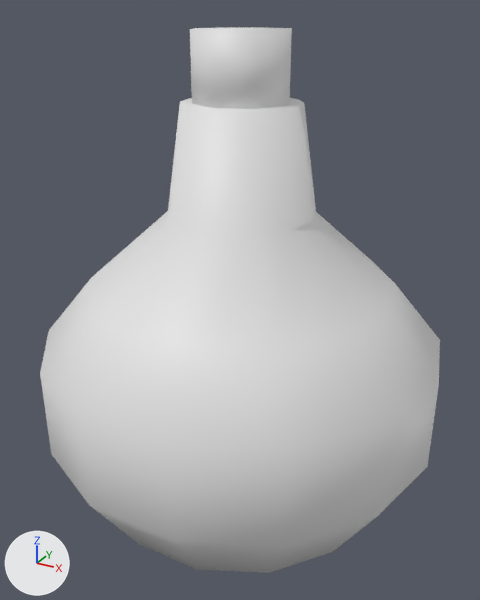
Before and after pictures for a commit that changed the glTF model assets/models/items/minor_mana_tonic.glb.
Rendered twice from a camera (50 mm lens) standing at (0.175, -0.321, 0.286) and looking at (0.001, -0.004, 0.128). The lights are fixed; the arrows at lower left show +X, +Y and +Z. The picture after the commit comes second. Vertices at exactly the same position are counted once.

Names of what the first picture shows: 'minor_mana_tonic_v0'.
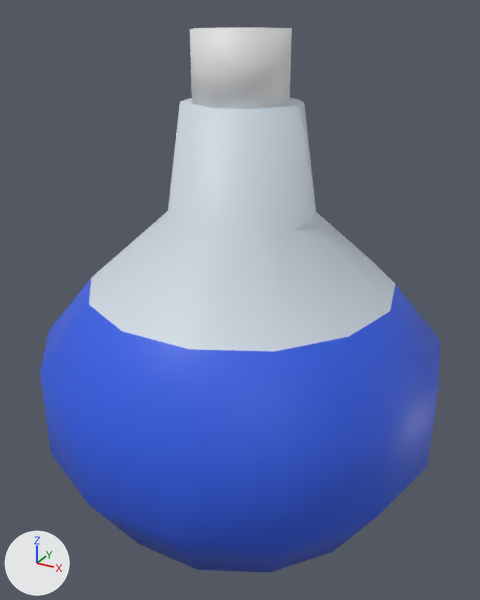
Pixel boxes (x1, y1, x2, y2) of what changed, in the pictures (480 x 600 px):
part 1 of me_minor_mana_tonic_v0, recoloured (white to blue)
    both: (40, 279, 440, 573)
part 2 of me_minor_mana_tonic_v0, recoloured (white to pale blue)
    both: (89, 98, 395, 352)

Diff of the bpy script that builds the scene:
```diff
--- a/assets/models/items/minor_mana_tonic.glb.py
+++ b/assets/models/items/minor_mana_tonic.glb.py
@@ me_minor_mana_tonic_v0 @@
 me_minor_mana_tonic_v0.from_pydata(...)  # 103 vertices, 222 faces; spans x -0.12..0.12, y -0.117..0.117, z 0.0..0.276
 # used by ob_minor_mana_tonic_v0; location = (0.0, 0.0, 0.0)
+# me_minor_mana_tonic_v0 part 1: 112 faces centred in x -0.116..0.116, y -0.117..0.117, z 0.0..0.142 are repainted in the vertex colours; the middle colour goes from white #ffffff to blue #3a6aff
+# me_minor_mana_tonic_v0 part 2: 82 faces centred in x -0.084..0.076, y -0.082..0.082, z 0.138..0.24 are repainted in the vertex colours; the middle colour goes from white #ffffff to pale blue #e8f4ff
 me_minor_mana_tonic_v0.materials.append(mat_prop_plain_glow)
```
